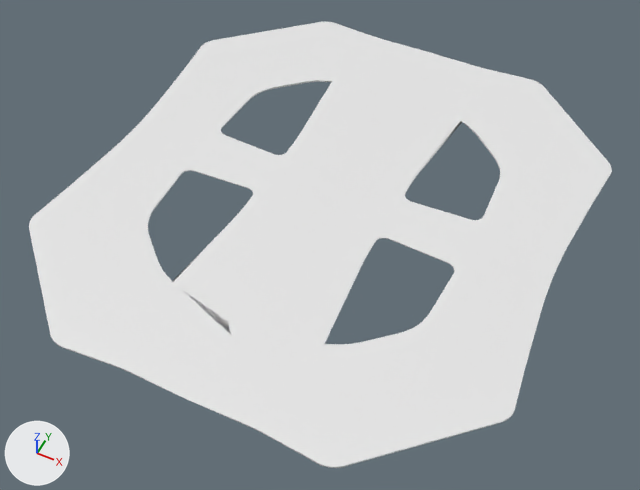
One commit to the FBX model Assets/Models/Environment/FloorWhole.fbx: the scene before it, then after it.
Both versions are drawn from a 50 mm lens placed at (32.9, -68.2, 74.4), pointed at (1.1, -4.5, -5.1). The axes (+X, +Y, +Z) are drawn at lower left. The lights are the same throughout. Where no turn or scale is listed for an object, it has been applied to the vertices.

In view in the first picture: 'Floor'.
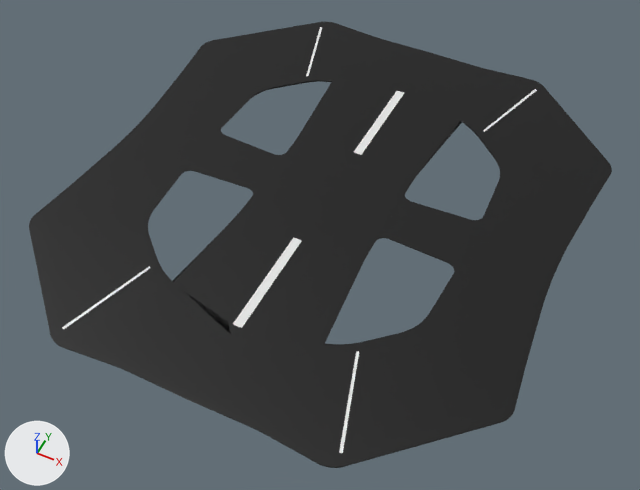
Boxes (x1, y1, x2, y2) around the edits, measured in the pictures (640 x 490 px):
```json
{"part": 1, "of": "me_cube_001", "change": "recoloured", "before": [29, 22, 612, 468], "after": [29, 22, 612, 468], "on screen": "white to black"}
```

Scene script edits in JSON lines:
```json
{"op": "add", "block": "mat_floormat", "code": ["mat_floormat = principled_material('FloorMat')", "mat_floormat.base_color = (0.0, 0.0, 0.0)  # black #000000"]}
{"op": "add", "block": "mat_emission", "code": ["mat_emission = principled_material('Emission')", "mat_emission.base_color = (0.8, 0.8, 0.8)  # white #e7e7e7", "mat_emission.roughness = 0.4"]}
{"block": "me_cube_001", "where": "me_cube_001.from_pydata(...)  # 7752 vertices, 7742 faces; spans x -29.4..29.4, y -32.3..32.3, z -1.3..-1.0"}
{"block": "me_cube_001", "where": "# used by ob_floor; location = (0.0, 0.0, 0.0)"}
{"block": "me_cube_001", "change": "me_cube_001 part 1: 7732 of the faces centred in x -29.4..29.4, y -32.3..32.3, z -1.3..-1.0 switch from no material to mat_floormat (black #000000)"}
{"op": "add", "block": "me_cube_001", "code": "me_cube_001.materials.append(mat_emission)  # white #e7e7e7"}
```
